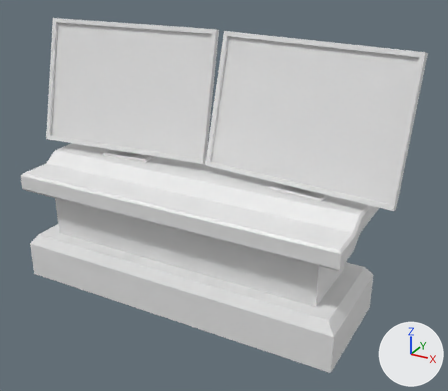
Renders of the FBX model Insight/Insight/Content/Models/Konrads/Enviroment/desk-2monitors.FBX from each side of a commit.
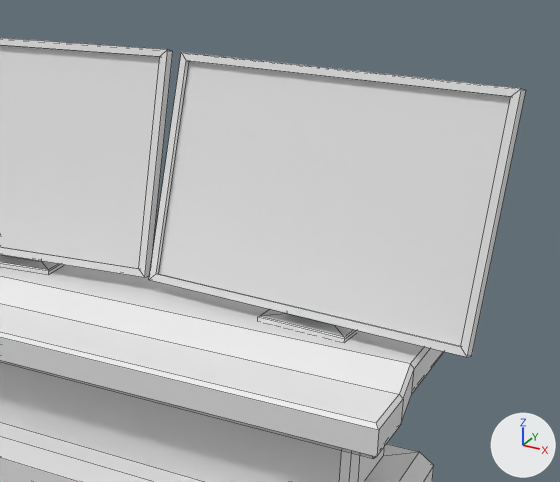
Old and new are each drawn whole from a camera (50 mm lens) standing at (3.28, -3.73, 2.48) and looking at (1.43, -0.36, 0.79) and again close up on the part from 26% to 100% of the width and 0% to 73% of the height. The lights are fixed; the arrows at lower right show +X, +Y and +Z. The close-ups show mesh edges as thin lines. Where no turn or scale is listed for an object, it has been applied to the vertices.

The first close-up shows 'double-comp-table', 'monitorDuzy', 'monitorDuzy2', 'podstawka-monitorDuzy', 'podstawka-monitorDuzy2'.
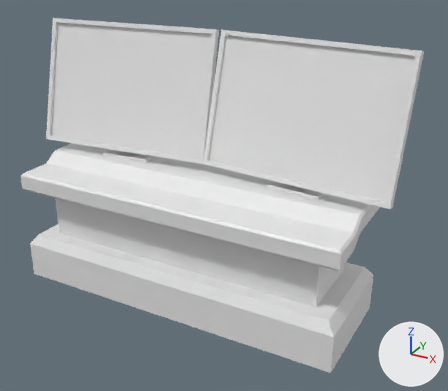
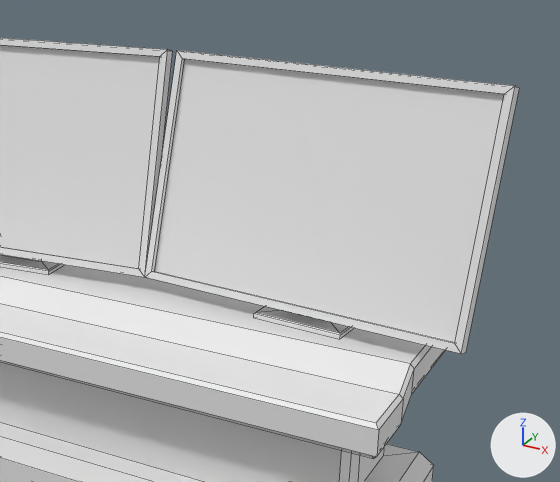
The change, as a list of edits to the scene's bpy script:
```text
Change me_mesh_004:
    where me_mesh_004.from_pydata(...)  # 40 vertices, 38 faces; spans x 1.754..2.14, y -0.379..-0.084, z 0.895..1.395
    used by ob_podstawka_monitorduzy2; location = (0.0, 0.0, 0.0)
    me_mesh_004 part 2: the whole mesh is moved by (-1.415, -0.081, 0.005)
Change me_mesh_003:
    where me_mesh_003.from_pydata(...)  # 16 vertices, 14 faces; spans x 1.25..2.596, y -0.423..-0.027, z 0.945..1.827
    used by ob_monitorduzy2; location = (0.0, 0.0, 0.0)
    me_mesh_003 part 1: the whole mesh is moved by (-1.415, -0.089, 0.005)
Change ob_podstawka_monitorduzy2:
    ob_podstawka_monitorduzy2.location: (0.0, 0.0, 0.0) -> (1.392, 0.095, 0.0)
Change ob_monitorduzy2:
    ob_monitorduzy2.location: (0.0, 0.0, 0.0) -> (1.392, 0.095, 0.0)
```

Where the change shows, as pixel boxes (x1, y1, x2, y2) in the close-ups (560 x 482 px):
'monitorDuzy2', moved: before (149, 52, 526, 357); after (145, 50, 520, 354)
'podstawka-monitorDuzy2', moved: before (258, 309, 358, 342); after (254, 306, 354, 339)
